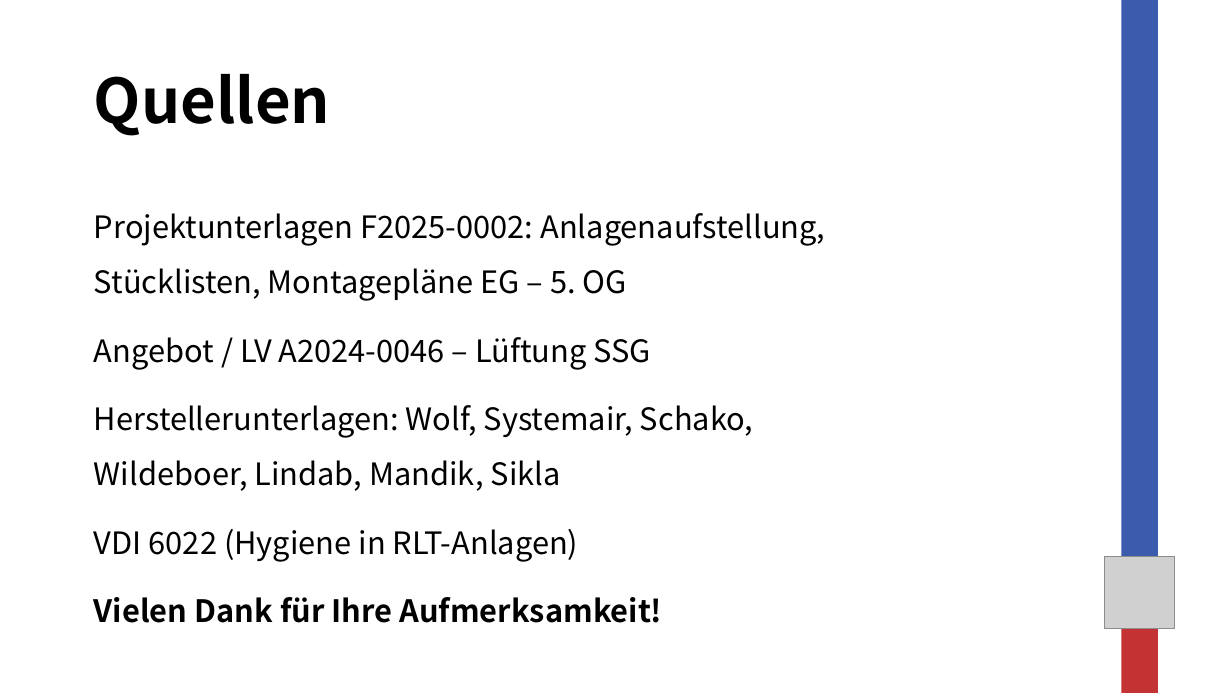
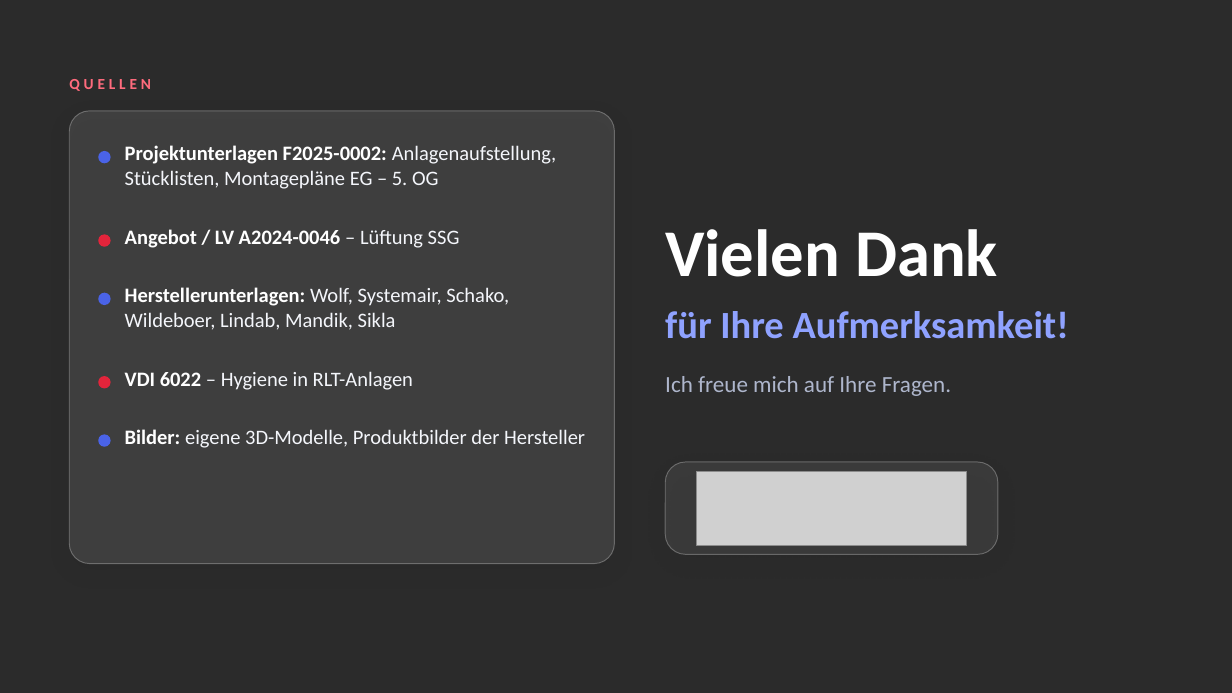
Before and after one commit to notkonsti/Pptx-for-School, a slide deck: slide 15 of Praesentation_AP2_Schulzentrum_Suedwest.pptx (slide 14 before the commit). Drawn at 1232x693 pixels with LibreOffice and Linux fonts; fonts in the diff are those of the drawing; grey boxes stand for pictures; background and template pictures are left out; a plain dark background stands for a picture behind light text. Boxes give left, top, right and bottom in pixels: in the first picture for what was removed or moved away, otherwise in the second. Text is boxed around its words. In the diff, an @@ line names an element or a change of style, - is before the commit and + after.

```diff
--- a/Praesentation_AP2_Schulzentrum_Suedwest.pptx
+++ b/Praesentation_AP2_Schulzentrum_Suedwest.pptx
@@ background #FFFFFF to picture (left out) @@
@@ rectangle removed at box(1122, 0, 1158, 582) @@
@@ rectangle removed at box(904, 37, 1232, 682) @@
@@ text at box(69, 79, 151, 91): text changed; size 48 to 12 pt; font Noto Sans CJK JP to Calibri; text colour #000000 to #FF6B7D @@
-Quellen
+QUELLEN
@@ rounded rectangle added at box(69, 111, 615, 564), fill #FFFFFF at 10% opacity, outline #FFFFFF 0.75 pt @@
@@ text added at box(125, 145, 556, 189), 16 pt, text #F4F6FB @@
+Projektunterlagen F2025-0002: Anlagenaufstellung, Stücklisten, Montagepläne EG – 5. OG
@@ ellipse added at box(99, 152, 110, 163), fill #4A63E7, outline #4A63E7 1 pt @@
@@ text removed at box(94, 213, 825, 623) @@
-Projektunterlagen F2025-0002: Anlagenaufstellung, Stücklisten, Montagepläne EG – 5. OG
-Angebot / LV A2024-0046 – Lüftung SSG
-Herstellerunterlagen: Wolf, Systemair, Schako, Wildeboer, Lindab, Mandik, Sikla
-VDI 6022 (Hygiene in RLT-Anlagen)
-Vielen Dank für Ihre Aufmerksamkeit!
@@ ellipse added at box(99, 235, 110, 246), fill #E3243B, outline #E3243B 1 pt @@
@@ text added at box(125, 229, 460, 248), 16 pt, text #FFFFFF, bold @@
+Angebot / LV A2024-0046 – Lüftung SSG
@@ text added at box(665, 229, 998, 277), 52 pt, text #FFFFFF, bold @@
+Vielen Dank
@@ ellipse added at box(99, 293, 110, 304), fill #4A63E7, outline #4A63E7 1 pt @@
@@ text added at box(125, 287, 509, 330), 16 pt, text #F4F6FB @@
+Herstellerunterlagen: Wolf, Systemair, Schako, Wildeboer, Lindab, Mandik, Sikla
@@ text added at box(665, 311, 1069, 339), 30 pt, text #8FA2FF, bold @@
+für Ihre Aufmerksamkeit!
@@ ellipse added at box(99, 377, 110, 388), fill #E3243B, outline #E3243B 1 pt @@
@@ text added at box(125, 371, 413, 390), 16 pt, text #F4F6FB @@
+VDI 6022 – Hygiene in RLT-Anlagen
@@ text added at box(665, 376, 951, 396), 18 pt, text #AEB6CC @@
+Ich freue mich auf Ihre Fragen.
@@ ellipse added at box(99, 435, 110, 446), fill #4A63E7, outline #4A63E7 1 pt @@
@@ text added at box(125, 429, 585, 448), 16 pt, text #F4F6FB @@
+Bilder: eigene 3D-Modelle, Produktbilder der Hersteller
@@ rounded rectangle added at box(665, 462, 998, 555), fill #FFFFFF at 8% opacity, outline #FFFFFF 0.75 pt @@
@@ picture added at box(697, 471, 967, 545) @@
@@ picture removed at box(1104, 557, 1175, 629) @@
@@ rectangle removed at box(1122, 596, 1158, 693) @@
```
Also in this commit, not shown: 12 other slides changed, 2 slides added, 1 slide removed.
